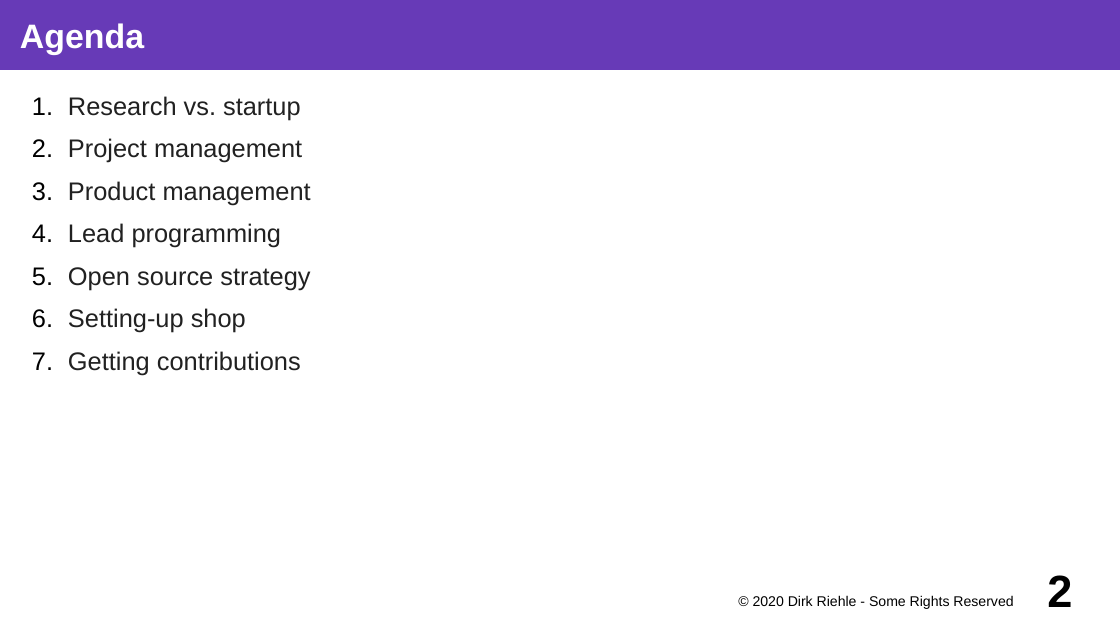
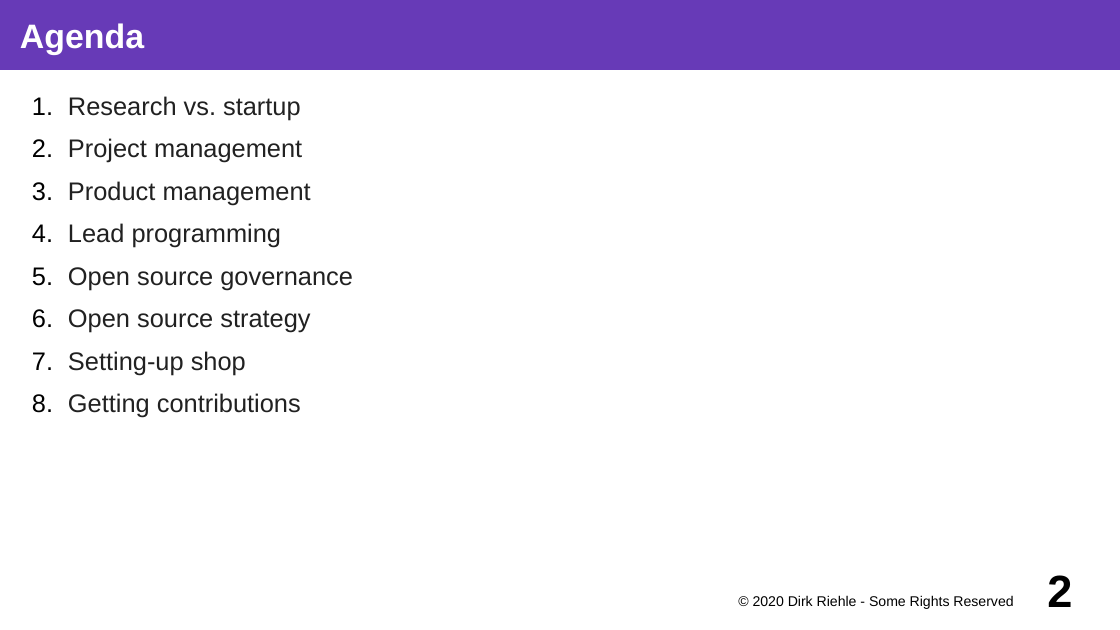
Before and after one commit to dirkriehle/coss-course, a slide deck: slide 2 of Lecture slides/COSS D02 - Research and Startup.odp. Drawn at 1120x630 pixels with LibreOffice and Linux fonts; fonts in the diff are those of the drawing. Boxes give left, top, right and bottom in pixels: in the first picture for what was removed or moved away, otherwise in the second. Text is boxed around its words. In the diff, an @@ line names an element or a change of style, - is before the commit and + after.

```diff
--- a/Lecture slides/COSS D02 - Research and Startup.odp
+++ b/Lecture slides/COSS D02 - Research and Startup.odp
@@ text at box(68, 267, 353, 290): paragraph added @@
+5. Open source governance
```
Also in this commit, not shown: 4 other slides changed, 5 slides added, 4 other files.
